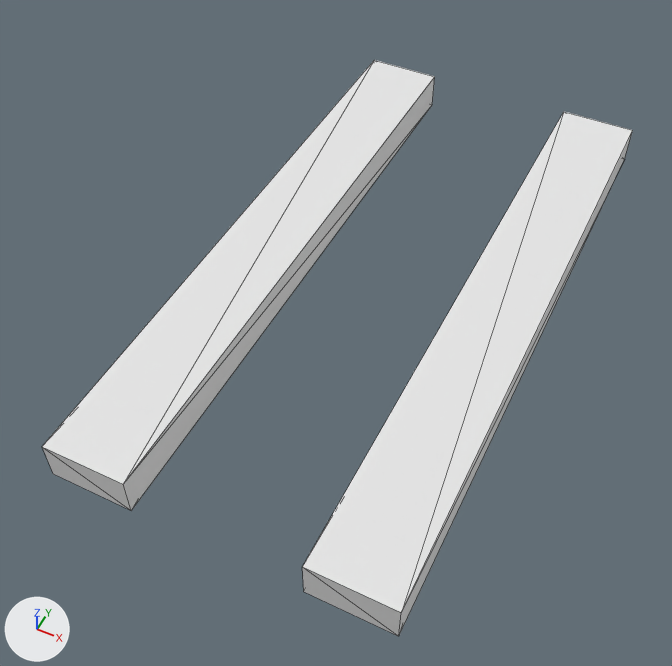
An edit to the OBJ model TchooTchoo/Assets/Graphics/Rails/NS.obj, drawn before and after from the same camera.
Rendered twice from a camera (50 mm lens) standing at (0.625, -1.512, 1.671) and looking at (-0.048, -0.165, -0.012). The axes (+X, +Y, +Z) are drawn at lower left. The lights are the same throughout. Mesh edges are drawn as thin lines. Where no turn or scale is listed for an object, it has been applied to the vertices. Vertices at the same position are counted once.

In view in the first picture: 'Untitled'.
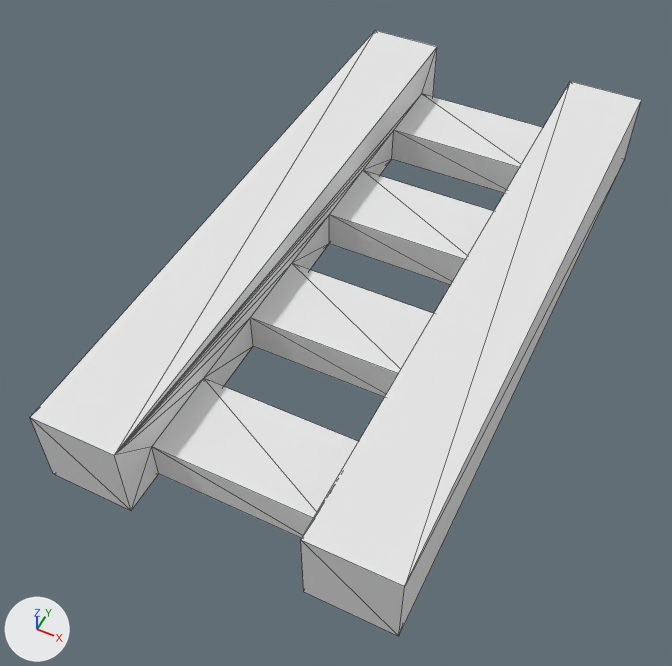
The change in detail:
me_untitled is used by ob_untitled; location (0.0, 0.0, 0.0).
me_untitled had 16 vertices, 24 faces and spanned x -0.4..0.4, y -0.8..0.8, z 0.0..0.1.
me_untitled now has 48 vertices, 104 faces and spans x -0.4..0.4, y -0.8..0.8, z 0.0..0.2.
Part 1, on me_untitled:
4 vertices are removed from x -0.2..0.2, y -0.8..0.8, z 0.1.
17 faces are deleted.
4 vertices in x -0.4..0.4, y -0.8..0.8, z 0.1 move by (0.0, 0.0, 0.1).
20 vertices are added at x -0.2..0.2, y -0.8..0.8, z 0.0..0.2.
16 new vertices lie (0.4, 0.0, 0.0) away from vertices in x -0.2, y -0.7..0.7, z 0.0..0.1.
97 new faces join them.

Where the change shows, as pixel boxes [x1, y1, x2, y2] in the pictures (672 x 666 px):
'Untitled', reshaped: before [42, 60, 633, 636]; after [30, 30, 641, 636]
